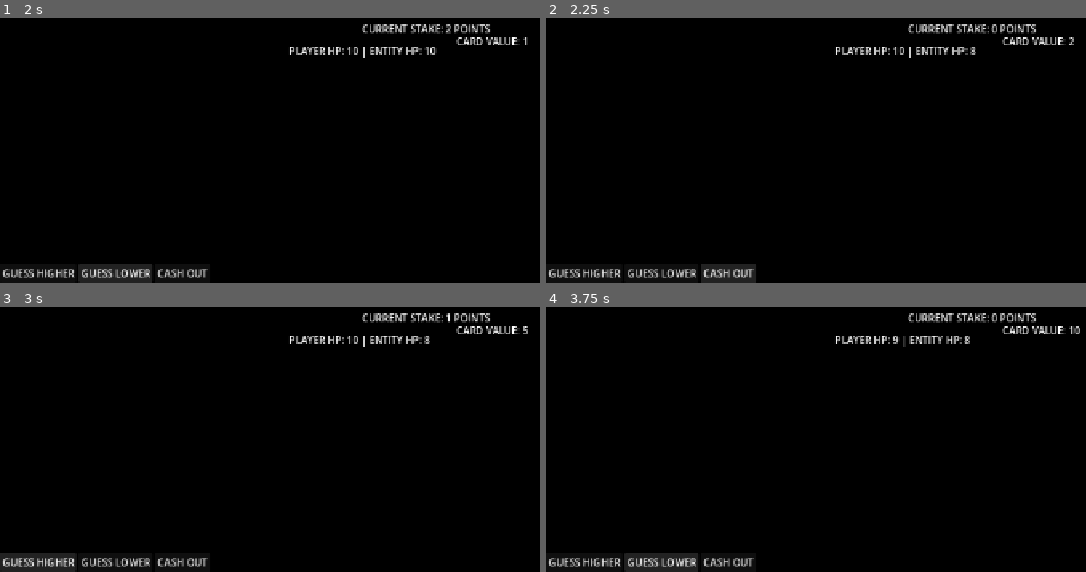
Above: before the commit, frames 1-4 (two rows, left to right).
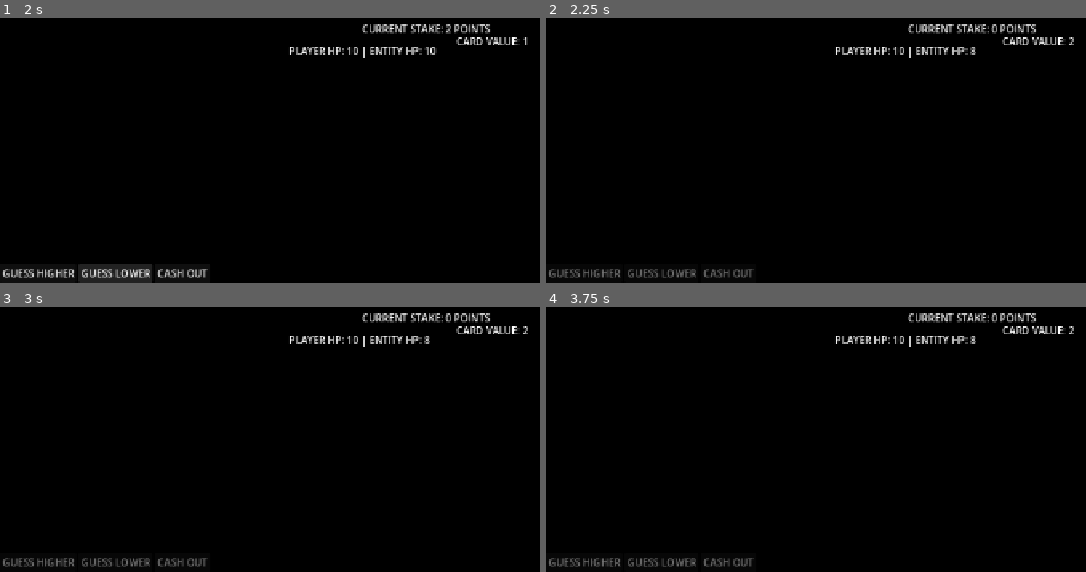
Above: after the commit, the same moments.

Repository: wadahac/HighLowPrototype
Game: Godot game, scene res://scenes/main.tscn
The game is run twice, just before and just after one commit, with the same random seed, the same clock (stepped at 60 frames per second) and the same inputs.
Inputs (mouse positions are in pixels of both pictures, inside the frame that each line leads up to):
- Up to frame 1 (2 s): click "GUESS HIGHER" at 0.5 s; click "GUESS LOWER" at 1.25 s
- Up to frame 2 (2.25 s): click "CASH OUT" at 2 s
- Up to frame 3 (3 s): click (37, 561) at 2.75 s, where only the run before the commit has a clickable "GUESS HIGHER"
- Up to frame 4 (3.75 s): click (659, 561) at 3.5 s, where only the run before the commit has a clickable "GUESS LOWER"

Frame 1 is identical in both runs. In frame 2, 1.3% of the frame differs, in the area x 0-39%, y 92-100%; in frame 3, 1.5%; in frame 4, 1.9%, in the area x 0-99%, y 7-100%.

Commit message:
feat: implement card-counting enemy AI and turn-based logic
Co-authored-by: aider (gemini/gemini-3.5-flash) <aider@aider.chat>

Diff:
--- a/high-low-prototype/src/EnemyAI.gd
+++ b/high-low-prototype/src/EnemyAI.gd
@@ -1,11 +1,50 @@
+class_name AdvancedEnemyAI
 extends Node
 
+signal decision_made(choice: String)
 
-# Called when the node enters the scene tree for the first time.
+var used_cards: Array[int] = []
+var full_deck: Array[int] = []
+
 func _ready() -> void:
-	pass # Replace with function body.
+	# Initialize full deck with 4 copies of values 1 to 11
+	for i in range(1, 12):
+		for j in range(4):
+			full_deck.append(i)
 
+func reset_deck_memory() -> void:
+	used_cards.clear()
 
-# Called every frame. 'delta' is the elapsed time since the previous frame.
-func _process(delta: float) -> void:
-	pass
+func record_card_drawn(card_value: int) -> void:
+	used_cards.append(card_value)
+
+func take_turn(current_card_value: int) -> void:
+	await get_tree().create_timer(1.5).timeout
+
+	# Calculate remaining cards in the deck
+	var counts = {}
+	for v in range(1, 12):
+		counts[v] = 4
+
+	for u in used_cards:
+		if u in counts:
+			counts[u] -= 1
+
+	var higher_count: int = 0
+	var lower_count: int = 0
+
+	for v in range(1, 12):
+		var remaining_copies = max(0, counts[v])
+		if v > current_card_value:
+			higher_count += remaining_copies
+		elif v < current_card_value:
+			lower_count += remaining_copies
+
+	var choice: String = "higher"
+	if lower_count > higher_count:
+		choice = "lower"
+	elif lower_count == higher_count:
+		# Tie breaker based on card position
+		choice = "higher" if current_card_value <= 6 else "lower"
+
+	decision_made.emit(choice)
--- a/high-low-prototype/src/HighLowGameManager.gd
+++ b/high-low-prototype/src/HighLowGameManager.gd
@@ -13,6 +13,7 @@
 var current_base_value: int = 0
 var current_combo_damage: int = 0
 var deck: Array[int] = []
+var is_player_turn: bool = true
 
 # 3. @onready variables targeting exact relative paths
 @onready var base_card_label: Label = $UI_Layer/Table/BaseCardLabel
@@ -21,6 +22,7 @@
 @onready var higher_button: Button = $UI_Layer/ButtonsContainer/HigherButton
 @onready var lower_button: Button = $UI_Layer/ButtonsContainer/LowerButton
 @onready var cash_out_button: Button = $UI_Layer/ButtonsContainer/CashOutButton
+@onready var enemy_ai = $EnemyAI
 
 # 4. Initialization and signal connections
 func _ready() -> void:
@@ -34,6 +36,9 @@
 	lower_button.pressed.connect(_on_lower_pressed)
 	cash_out_button.pressed.connect(_on_cash_out_pressed)
 
+	if enemy_ai:
+		enemy_ai.decision_made.connect(_on_enemy_decision_made)
+
 	# Initialize game state
 	start_new_match()
 
@@ -46,6 +51,10 @@
 	player_current_health = player_max_health
 	enemy_current_health = enemy_max_health
 	current_combo_damage = 0
+	is_player_turn = true
+
+	if enemy_ai:
+		enemy_ai.reset_deck_memory()
 
 	# Explicitly invoke the setup updates right after setting base variables
 	health_changed.emit(player_current_health, enemy_current_health)
@@ -54,10 +63,7 @@
 	rebuild_deck()
 	current_base_value = draw_card()
 
-	higher_button.disabled = false
-	lower_button.disabled = false
-	cash_out_button.disabled = false
-
+	_enable_player_controls(true)
 	_update_base_card_ui()
 
 func rebuild_deck() -> void:
@@ -69,17 +75,38 @@
 func draw_card() -> int:
 	if deck.is_empty():
 		rebuild_deck()
-	return deck.pop_back()
+	var card = deck.pop_back()
+	if enemy_ai:
+		enemy_ai.record_card_drawn(card)
+	return card
 
 # Button handlers
 func _on_higher_pressed() -> void:
-	process_guess(true)
+	if is_player_turn:
+		process_guess(true)
 
 func _on_lower_pressed() -> void:
-	process_guess(false)
+	if is_player_turn:
+		process_guess(false)
 
 func _on_cash_out_pressed() -> void:
-	cash_out()
+	if is_player_turn:
+		cash_out()
+
+# AI Decision Handler
+func _on_enemy_decision_made(choice: String) -> void:
+	if is_player_turn:
+		return
+
+	process_guess(choice == "higher")
+
+	# If the game is still going and it remains the enemy's turn (they didn't bust)
+	if not is_player_turn and player_current_health > 0 and enemy_current_health > 0:
+		# AI decides to cash out if combo is high enough, otherwise continues guessing
+		if current_combo_damage >= 2:
+			cash_out()
+		else:
+			enemy_ai.take_turn(current_base_value)
 
 # 6. Process guess logic
 func process_guess(is_higher: bool) -> void:
@@ -100,10 +127,15 @@
 			current_combo_damage += 1
 		current_base_value = new_card
 		combo_updated.emit(current_combo_damage)
+		_update_base_card_ui()
+		check_game_state()
 	else:
-		# BUST: deduct current_combo_damage from player_current_health (minimum 1 damage if combo is 0)
+		# BUST: deduct current_combo_damage from active player's health (minimum 1 damage if combo is 0)
 		var damage: int = max(1, current_combo_damage)
-		player_current_health -= damage
+		if is_player_turn:
+			player_current_health -= damage
+		else:
+			enemy_current_health -= damage
 		current_combo_damage = 0
 
 		# Generate and store a new random card value after damage is resolved
@@ -111,14 +143,18 @@
 
 		health_changed.emit(player_current_health, enemy_current_health)
 		combo_updated.emit(current_combo_damage)
-
-	_update_base_card_ui()
-	check_game_state()
+		_update_base_card_ui()
+
+		if not check_game_state():
+			switch_turn()
 
 # 7. Cash out logic
 func cash_out() -> void:
 	if current_combo_damage > 0:
-		enemy_current_health -= current_combo_damage
+		if is_player_turn:
+			enemy_current_health -= current_combo_damage
+		else:
+			player_current_health -= current_combo_damage
 		current_combo_damage = 0
 
 		# Generate and store a new random card value after damage is resolved
@@ -129,7 +165,23 @@
 
 		# Explicitly refresh UI label text
 		_update_base_card_ui()
-		check_game_state()
+
+		if not check_game_state():
+			switch_turn()
+
+func switch_turn() -> void:
+	is_player_turn = not is_player_turn
+	if is_player_turn:
+		_enable_player_controls(true)
+	else:
+		_enable_player_controls(false)
+		if enemy_ai:
+			enemy_ai.take_turn(current_base_value)
+
+func _enable_player_controls(enabled: bool) -> void:
+	higher_button.disabled = not enabled
+	lower_button.disabled = not enabled
+	cash_out_button.disabled = not enabled
 
 # 8. Helper functions to update UI labels cleanly
 func _on_health_changed(player_hp: int, enemy_hp: int) -> void:
@@ -144,12 +196,14 @@
 func _on_game_over(winner_name: String) -> void:
 	base_card_label.text = "GAME OVER"
 	combo_label.text = "WINNER: " + winner_name.to_upper()
-	higher_button.disabled = true
-	lower_button.disabled = true
-	cash_out_button.disabled = true
-
-func check_game_state() -> void:
+	_enable_player_controls(false)
+
+# Returns true if the game is over
+func check_game_state() -> bool:
 	if player_current_health <= 0:
 		game_over.emit("Entity")
+		return true
 	elif enemy_current_health <= 0:
 		game_over.emit("Player")
+		return true
+	return false
